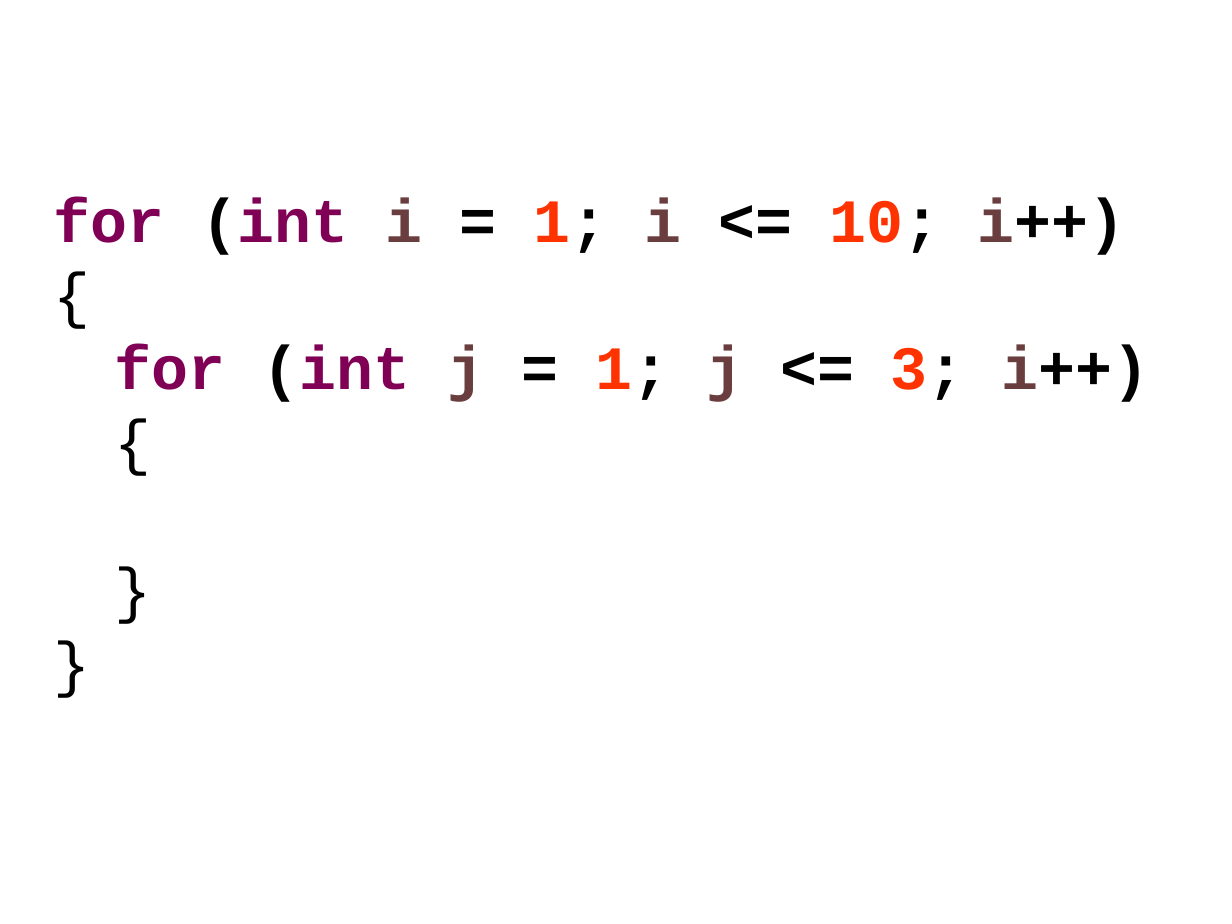
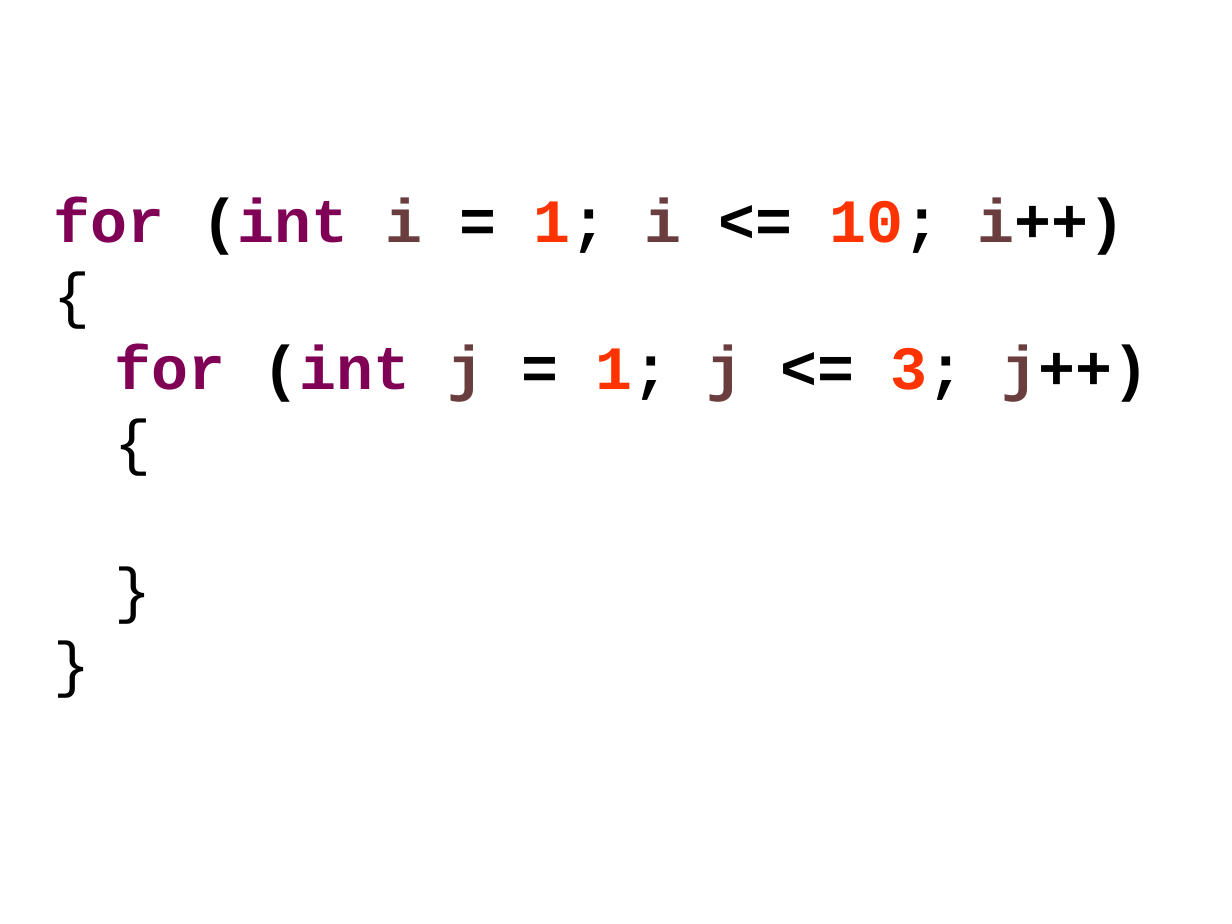
Before and after one commit to LearnWithLlew/IntroToJava.sources, a slide deck: slide 33 of src/main/org/learnwithllew/courseware/section01forloops/ForStatements.pptx. Drawn at 1232x924 pixels with LibreOffice and Linux fonts; fonts in the diff are those of the drawing. Boxes give left, top, right and bottom in pixels: in the first picture for what was removed or moved away, otherwise in the second. Text is boxed around its words. In the diff, an @@ line names an element or a change of style, - is before the commit and + after.

```diff
--- a/src/main/org/learnwithllew/courseware/section01forloops/ForStatements.pptx
+++ b/src/main/org/learnwithllew/courseware/section01forloops/ForStatements.pptx
@@ text at (115,346,1150,402): text changed @@
-  for (int j = 1; j <= 3; i++)
+  for (int j = 1; j <= 3; j++)
```
Also in this commit, not shown: 16 other slides changed, 1 other file.
